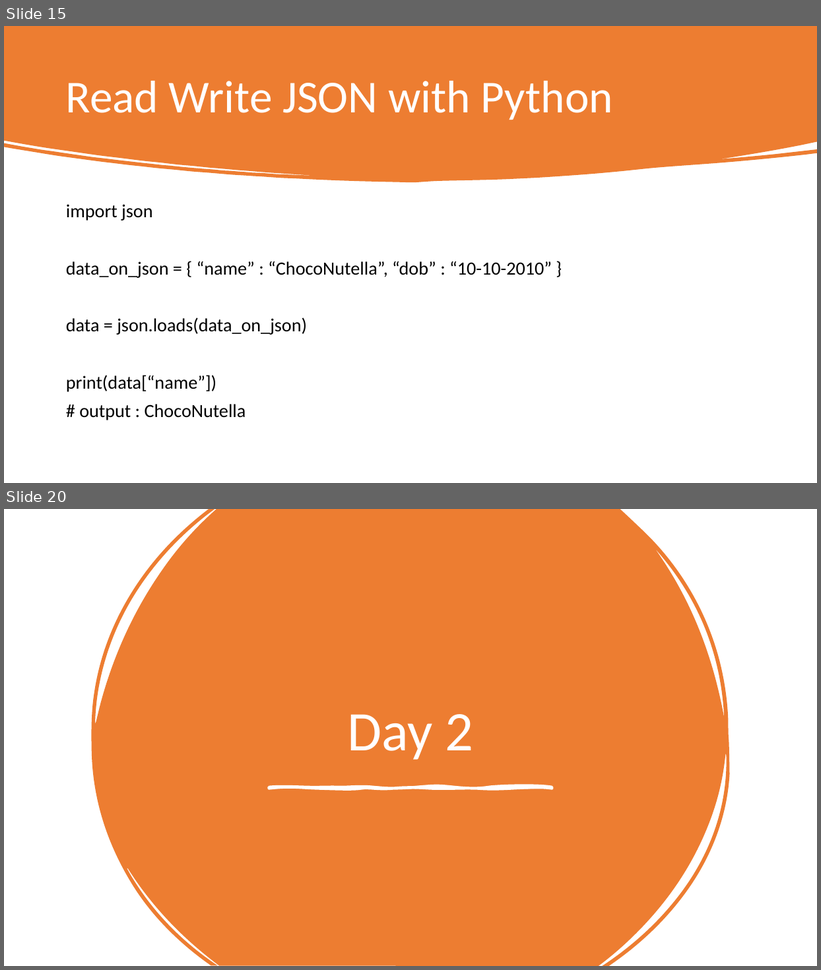
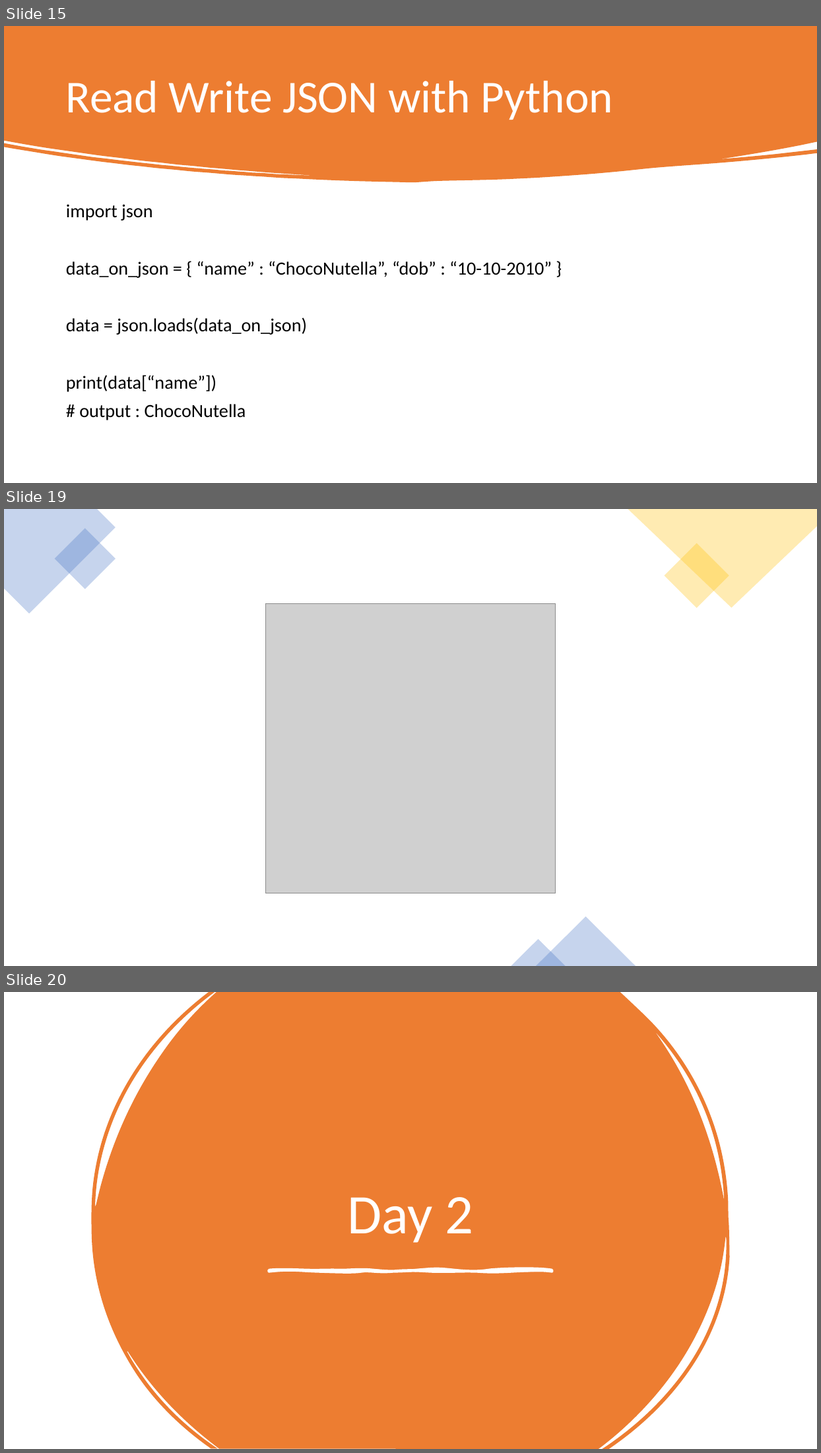
Before and after one commit to choconutella/api-learning, a slide deck: REST API & Web Server.pptx. Shown one above the other, each under a label of ours: slides 15 and 20 before the commit, slides 15, 19 and 20 after it; the slides between them are not shown. The pictures are 821x970 and 821x1453 pixels, drawn with LibreOffice and Linux fonts; fonts in the diff are those of the drawing; grey boxes stand for pictures. Boxes give left, top, right and bottom in pixels: in the first picture for what was removed or moved away, otherwise in the second. Text is boxed around its words. In the diff, an @@ line names an element or a change of style, - is before the commit and + after.

```diff
--- a/REST API & Web Server.pptx
+++ b/REST API & Web Server.pptx
@@ slide 19 added at bbox=[4, 509, 817, 966], background #FFFFFF @@
@@ freeform shape added at bbox=[4, 509, 116, 614], fill #4472C4 at 30% opacity @@
@@ rectangle added at bbox=[55, 528, 116, 590], fill #4472C4 at 30% opacity @@
@@ freeform shape added at bbox=[628, 509, 817, 608], fill #FFC000 at 30% opacity @@
@@ rectangle added at bbox=[664, 543, 729, 608], fill #FFC000 at 30% opacity @@
@@ picture added at bbox=[265, 603, 556, 894] @@
@@ triangle added at bbox=[536, 917, 636, 966], fill #4472C4 at 30% opacity @@
@@ triangle added at bbox=[512, 940, 566, 966], fill #4472C4 at 30% opacity @@
```
Also in this commit, not shown: 5 slides changed, 1 other slide added, 8 other files.
